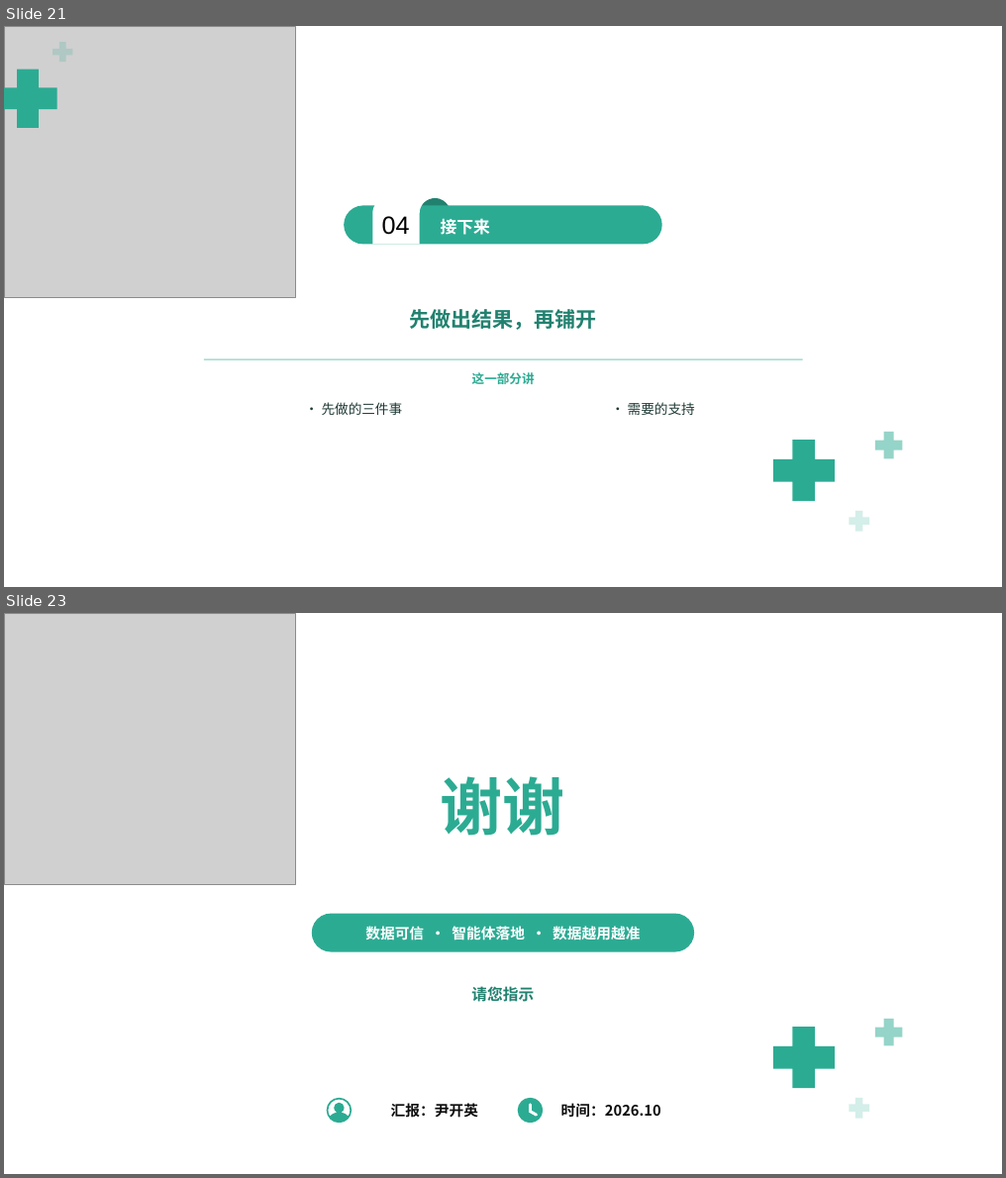
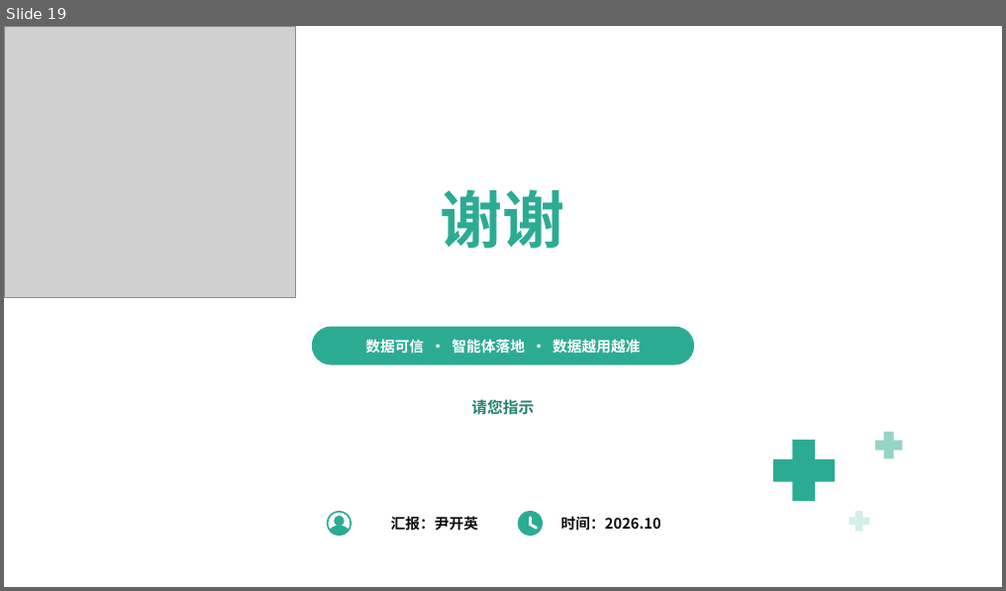
Before and after one commit to keanying/relevance, a slide deck: AI＋数据平台_老板汇报版.pptx. Shown one above the other, each under a label of ours: slides 21 and 23 before the commit, slide 19 after it; the slides between them are not shown. The pictures are 1006x1178 and 1006x591 pixels, drawn with LibreOffice and Linux fonts; fonts in the diff are those of the drawing; grey boxes stand for pictures; background and template pictures are left out. Boxes give left, top, right and bottom in pixels: in the first picture for what was removed or moved away, otherwise in the second. Text is boxed around its words. In the diff, an @@ line names an element or a change of style, - is before the commit and + after.

```diff
--- a/AI＋数据平台_老板汇报版.pptx
+++ b/AI＋数据平台_老板汇报版.pptx
@@ slide 21 removed at (4,26,1002,587), background picture (left out) @@
@@ picture removed at (4,26,295,297) @@
@@ plus removed at (53,42,73,62) @@
@@ plus removed at (4,70,57,129) @@
@@ rounded rectangle removed at (82,148,922,472) @@
@@ group removed at (344,198,662,245): 2 texts, 1 ellipse, 1 rounded rectangle, 1 freeform shape @@
-04
-接下来
@@ text removed at (409,309,596,330) @@
-先做出结果，再铺开
@@ rounded rectangle removed at (204,360,803,361) @@
@@ text removed at (472,372,535,384) @@
-这一部分讲
@@ text removed at (322,402,403,415) @@
-· 先做的三件事
@@ text removed at (628,402,695,415) @@
-· 需要的支持
@@ plus removed at (773,440,835,501) @@
@@ plus removed at (875,432,902,459) @@
@@ plus removed at (849,511,869,531) @@
@@ what was slide 23 is now slide 19 @@
```
Also in this commit, not shown: 4 slides changed, 13 slides added, 16 other slides removed.
